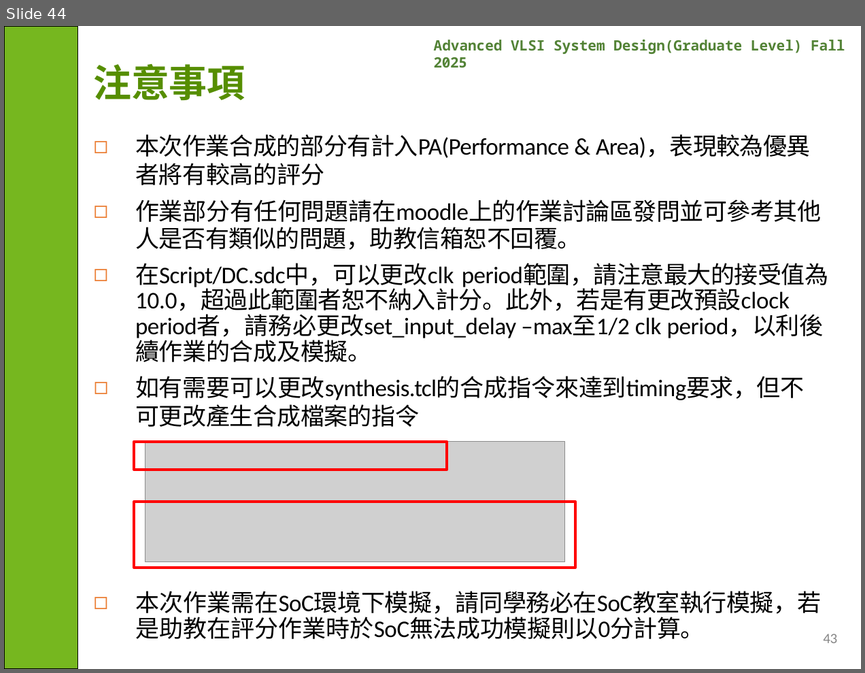
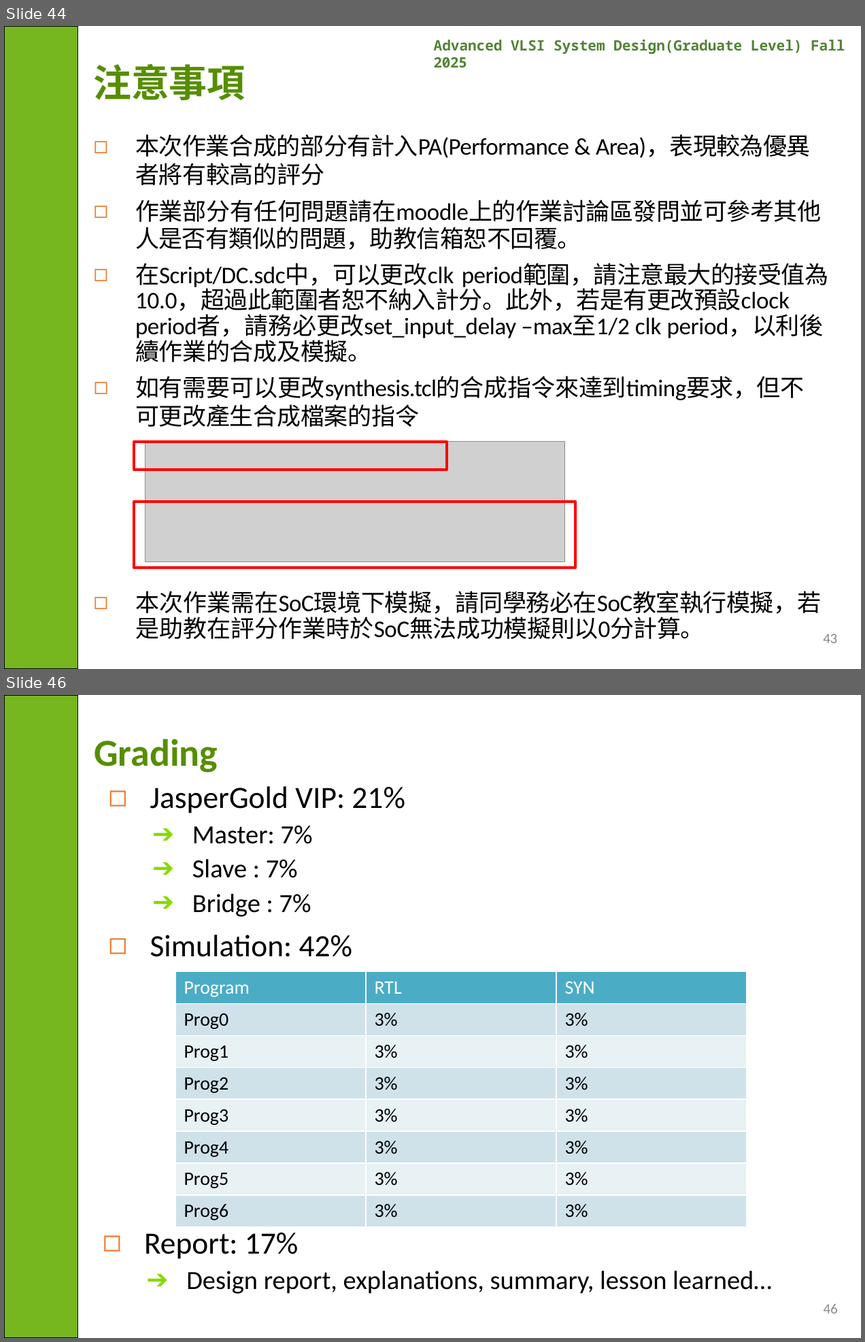
Before and after one commit to YuYang720/AVSD_Homework, a slide deck: Homework2/AVSD_2025_HW2_Explanation.pptx. Shown one above the other, each under a label of ours: slide 44 before the commit, slides 44 and 46 after it; the slides between them are not shown. The pictures are 865x673 and 865x1342 pixels, drawn with LibreOffice and Linux fonts; fonts in the diff are those of the drawing; grey boxes stand for pictures; background and template pictures are left out. Boxes give left, top, right and bottom in pixels: in the first picture for what was removed or moved away, otherwise in the second. Text is boxed around its words. In the diff, an @@ line names an element or a change of style, - is before the commit and + after.

```diff
--- a/Homework2/AVSD_2025_HW2_Explanation.pptx
+++ b/Homework2/AVSD_2025_HW2_Explanation.pptx
@@ slide 46 added at [4,695,861,1338], background #FFFFFF; not listed: 2 template elements that a slide beside it also shows @@
@@ title added at [94,739,218,773], 32 pt, text #568E00, bold @@
+Grading
@@ text added at [150,786,405,957], 26 pt, text #000000 @@
+◻ JasperGold VIP: 21%
+  ➔ Master: 7%
+  ➔ Slave : 7%
+  ➔ Bridge : 7%
+◻ Simulation: 42%
@@ table added at [175,972,746,1223], 8 rows, 3 columns @@
+Program | RTL | SYN
+Prog0 | 3% | 3%
+Prog1 | 3% | 3%
+Prog2 | 3% | 3%
+Prog3 | 3% | 3%
+Prog4 | 3% | 3%
+Prog5 | 3% | 3%
+Prog6 | 3% | 3%
@@ text added at [144,1232,772,1293], 22 pt, text #000000 @@
+◻ Report: 17%
+  ➔ Design report, explanations, summary, lesson learned…
@@ page number added at [823,1304,838,1313], 12 pt, text #8C8C8C @@
+46
```
Also in this commit, not shown: 1 slide changed, 2 other slides added, 4 other files.
